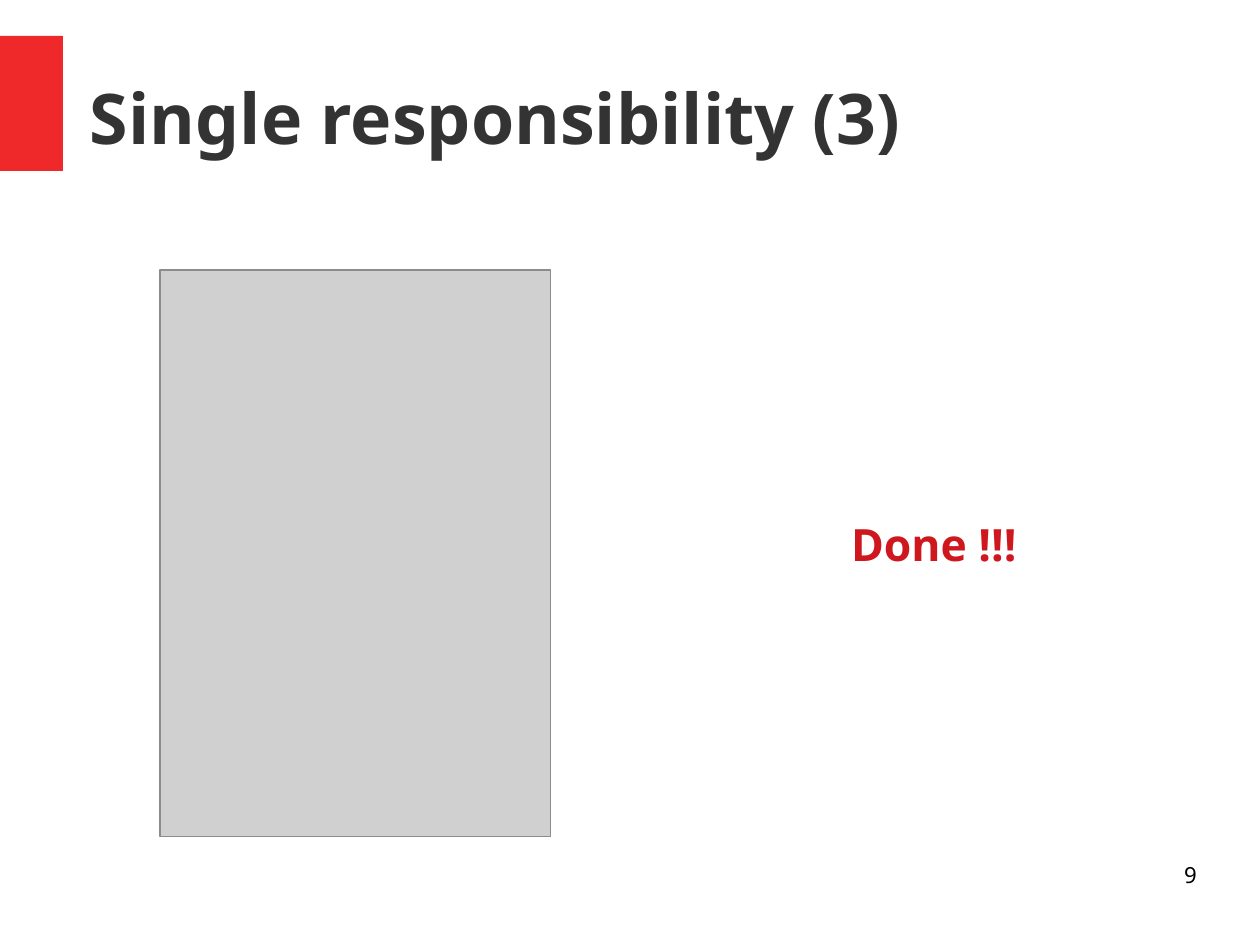
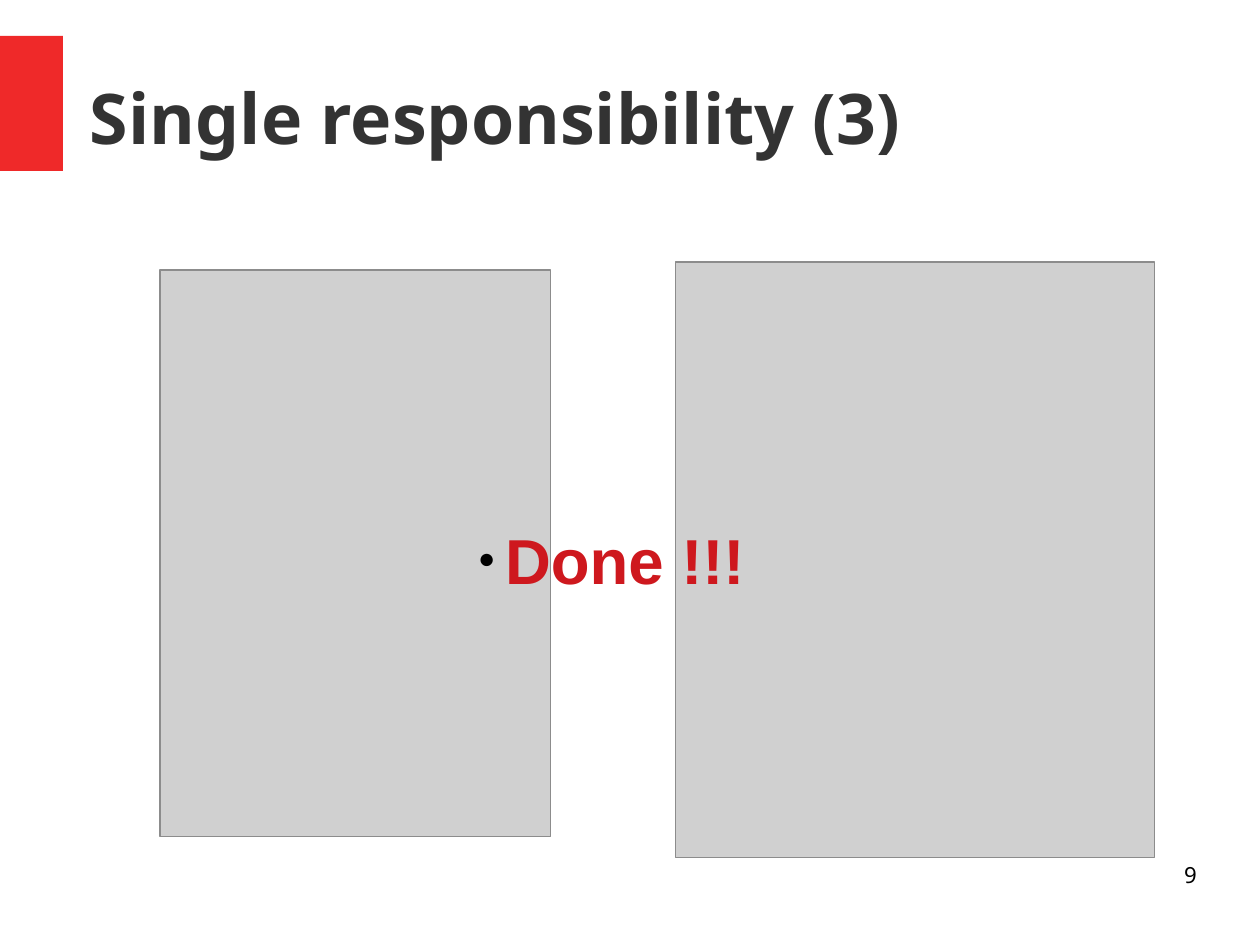
Before and after one commit to mmazepa/zjprog_egzamin, a slide deck: slide 9 of prezentacja/prezentacja.odp. Drawn at 1260x945 pixels with LibreOffice and Linux fonts; fonts in the diff are those of the drawing; grey boxes stand for pictures. Boxes give left, top, right and bottom in pixels: in the first picture for what was removed or moved away, otherwise in the second. Text is boxed around its words. In the diff, an @@ line names an element or a change of style, - is before the commit and + after.

```diff
--- a/prezentacja/prezentacja.odp
+++ b/prezentacja/prezentacja.odp
@@ text "Done !!!": place and size @@
-text "Done !!!" at [851, 529, 967, 562]
+text "Done !!!" at [505, 534, 664, 596]
@@ text "Done !!!" at [505, 534, 664, 596]: size 28 to 40 pt, font Noto Sans to Arial; bullet none to ●; less space between paragraphs @@
@@ picture added at [676, 262, 1155, 858] @@
```
Also in this commit, not shown: 3 slides added.
